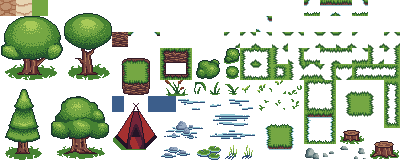
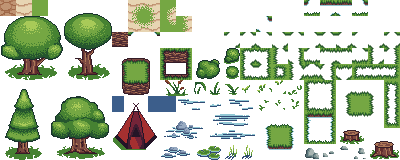
Before/after of a 400 × 160 layered artwork. What changed in the layer stack:
removed layer "Paint Layer 11" over [128, 0, 192, 32]
removed layer "Background" (1st of 7) over [128, 16, 192, 32]
removed layer "Background" (2nd of 7) over [128, 0, 192, 32]
removed layer "Background" (3rd of 7) over [128, 0, 192, 32]
removed layer "Background" (4th of 7) over [128, 0, 192, 32]
removed layer "Paint Layer 12" over [128, 0, 192, 32]
removed layer "Copy of Background" (1st of 2) over [128, 16, 192, 32]
removed layer "Background" (5th of 7) over [128, 16, 192, 32]
removed layer "Background" (6th of 7) over [128, 0, 192, 32]
removed layer "Background" (7th of 7) over [128, 0, 192, 32]
removed layer "Copy of Background" (2nd of 2) over [128, 0, 192, 32]
removed layer "Paint Layer 4" over [128, 0, 192, 32]
removed layer "Paint Layer 5" over [128, 17, 192, 32]
removed layer "Paint Layer 10" over [128, 0, 192, 32]
added layer "Tileset" above "Paint Layer 2" over [128, 0, 192, 32]
painted on "Paint Layer 2" over [128, 0, 192, 32]
added layer "Basic/Details" (1st of 3) above "Basic/Details" over [128, 0, 192, 32]
added layer "Basic/Details" (2nd of 3) above "Basic/Details" over [128, 0, 192, 32]
added layer "Basic/Details" (3rd of 3) above "Tree" over [128, 0, 192, 32]
added layer "Tree" above "Paint Layer 1" over [128, 0, 192, 32]
